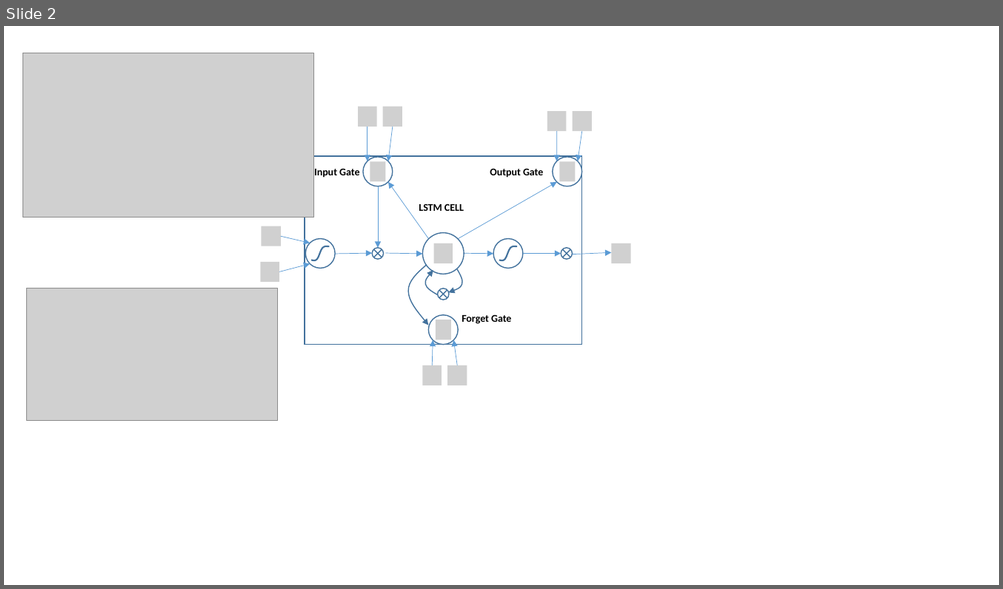
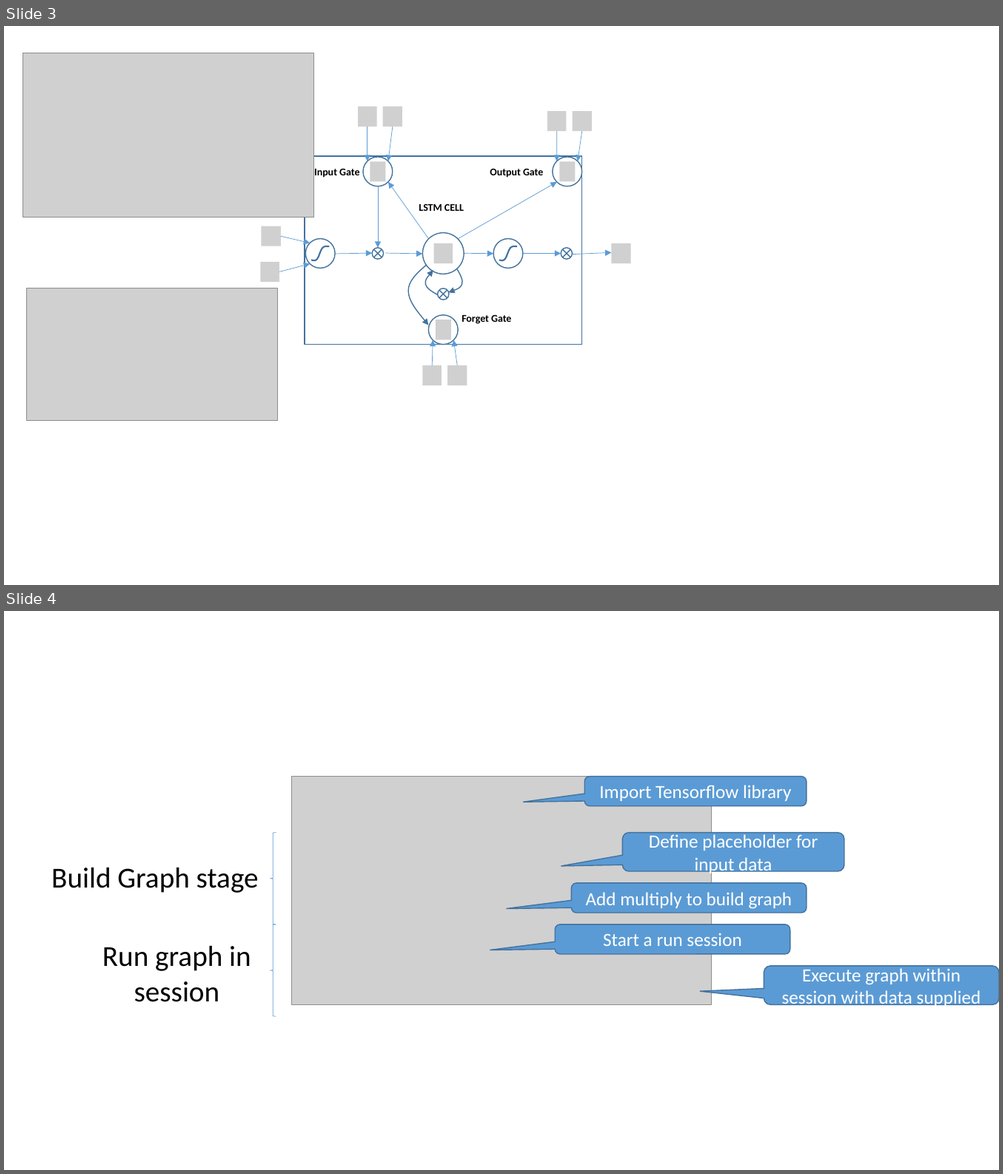
Before and after one commit to u1273400/thesis, a slide deck: thesis.pptx. Shown one above the other, each under a label of ours: slide 2 before the commit, slides 3 and 4 after it. The pictures are 1003x589 and 1003x1174 pixels, drawn with LibreOffice and Linux fonts; fonts in the diff are those of the drawing; grey boxes stand for pictures. Boxes give left, top, right and bottom in pixels: in the first picture for what was removed or moved away, otherwise in the second. Text is boxed around its words. In the diff, an @@ line names an element or a change of style, - is before the commit and + after.

```diff
--- a/thesis.pptx
+++ b/thesis.pptx
@@ slide 4 added at [4,611,999,1170], background #FFFFFF @@
@@ picture added at [291,777,711,1005] @@
@@ rounded speech box added at [584,777,806,806], fill #5B9BD5, outline #43739E 1 pt, 18 pt, text #FFFFFF @@
+Import Tensorflow library
@@ left brace added at [270,832,276,924], outline #5B9BD5 0.5 pt @@
@@ rounded speech box added at [623,832,844,871], fill #5B9BD5, outline #43739E 1 pt, 18 pt, text #FFFFFF @@
+Define placeholder for input data
@@ text added at [51,867,259,893], 28 pt, text #000000 @@
+Build Graph stage
@@ rounded speech box added at [571,883,806,913], fill #5B9BD5, outline #43739E 1 pt, 18 pt, text #FFFFFF @@
+Add multiply to build graph
@@ left brace added at [270,925,276,1017], outline #5B9BD5 0.5 pt @@
@@ rounded speech box added at [555,925,790,955], fill #5B9BD5, outline #43739E 1 pt, 18 pt, text #FFFFFF @@
+Start a run session
@@ text added at [102,945,251,1002], 28 pt, text #000000 @@
+Run graph in session
@@ rounded speech box added at [763,966,999,1005], fill #5B9BD5, outline #43739E 1 pt, 18 pt, text #FFFFFF @@
+Execute graph within session with data supplied
@@ what was slide 2 is now slide 3 @@
```
Also in this commit, not shown: 2 other slides added, 1 other file.
